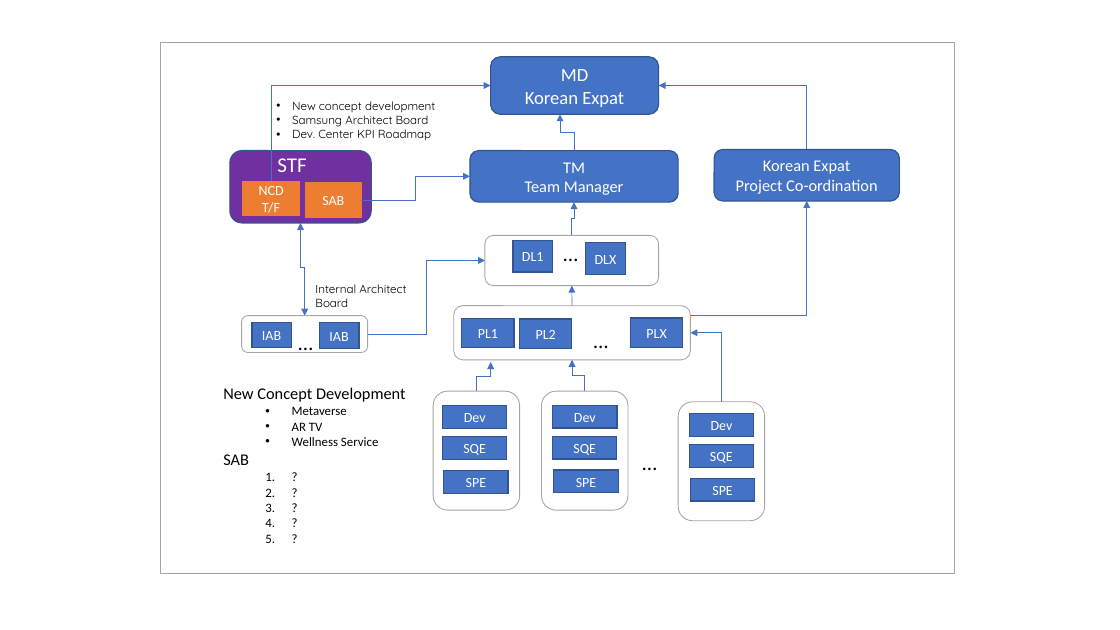
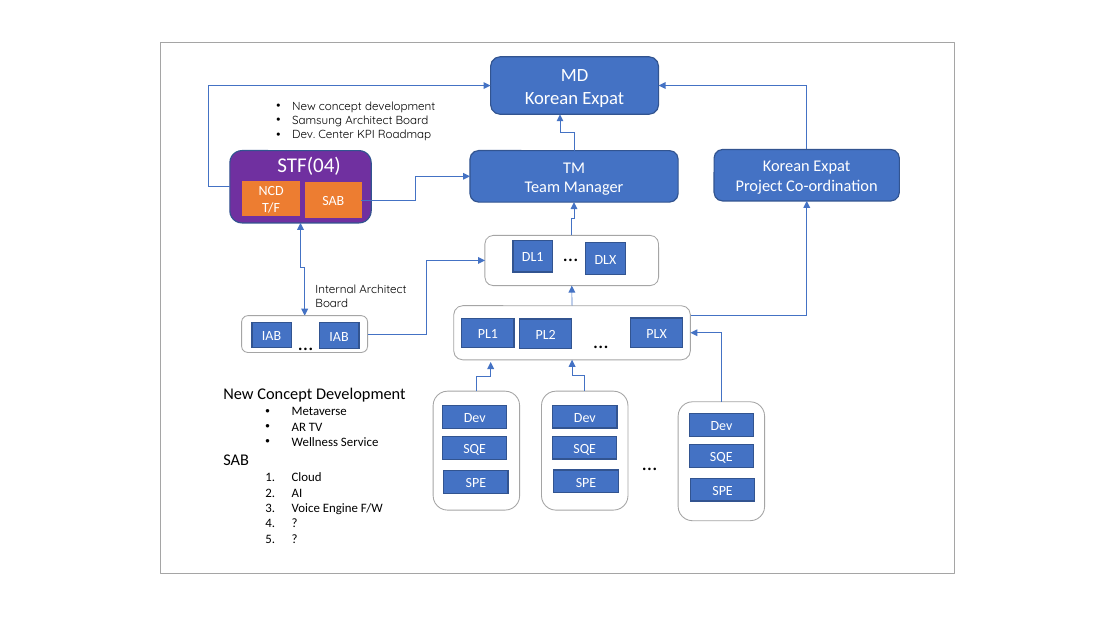
Before and after one commit to abmishra1234/Profile_Repositories, a slide deck: slide 1 of 01_Org-Structure-withYourRole.pptx. Drawn at 1120x630 pixels with LibreOffice and Linux fonts; fonts in the diff are those of the drawing. Boxes give left, top, right and bottom in pixels: in the first picture for what was removed or moved away, otherwise in the second. Text is boxed around its words. In the diff, an @@ line names an element or a change of style, - is before the commit and + after.

Commit message:
Update the document

```diff
--- a/01_Org-Structure-withYourRole.pptx
+++ b/01_Org-Structure-withYourRole.pptx
@@ elbow arrow moved from (271, 181) - (491, 86) to (230, 187) - (491, 86) @@
@@ text at bbox=[277, 157, 340, 175]: text changed @@
-STF
+STF(04)
@@ text at bbox=[223, 387, 406, 515]: paragraphs removed @@
-  3. ?
-  4. ?
-  5. ?
@@ text at bbox=[292, 472, 383, 515]: paragraphs added @@
+  1. Cloud
+  2. AI
+  3. Voice Engine F/W
```
